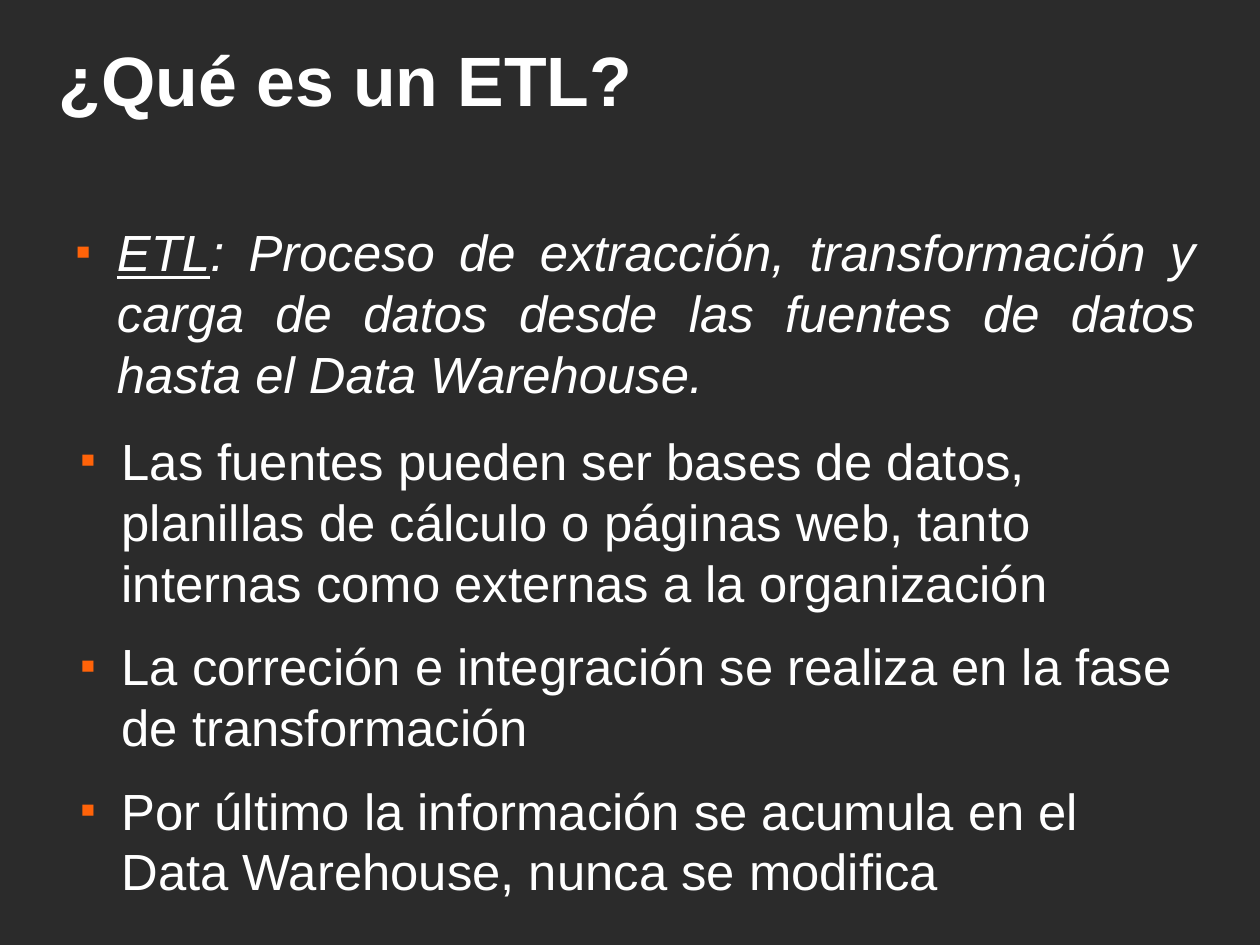
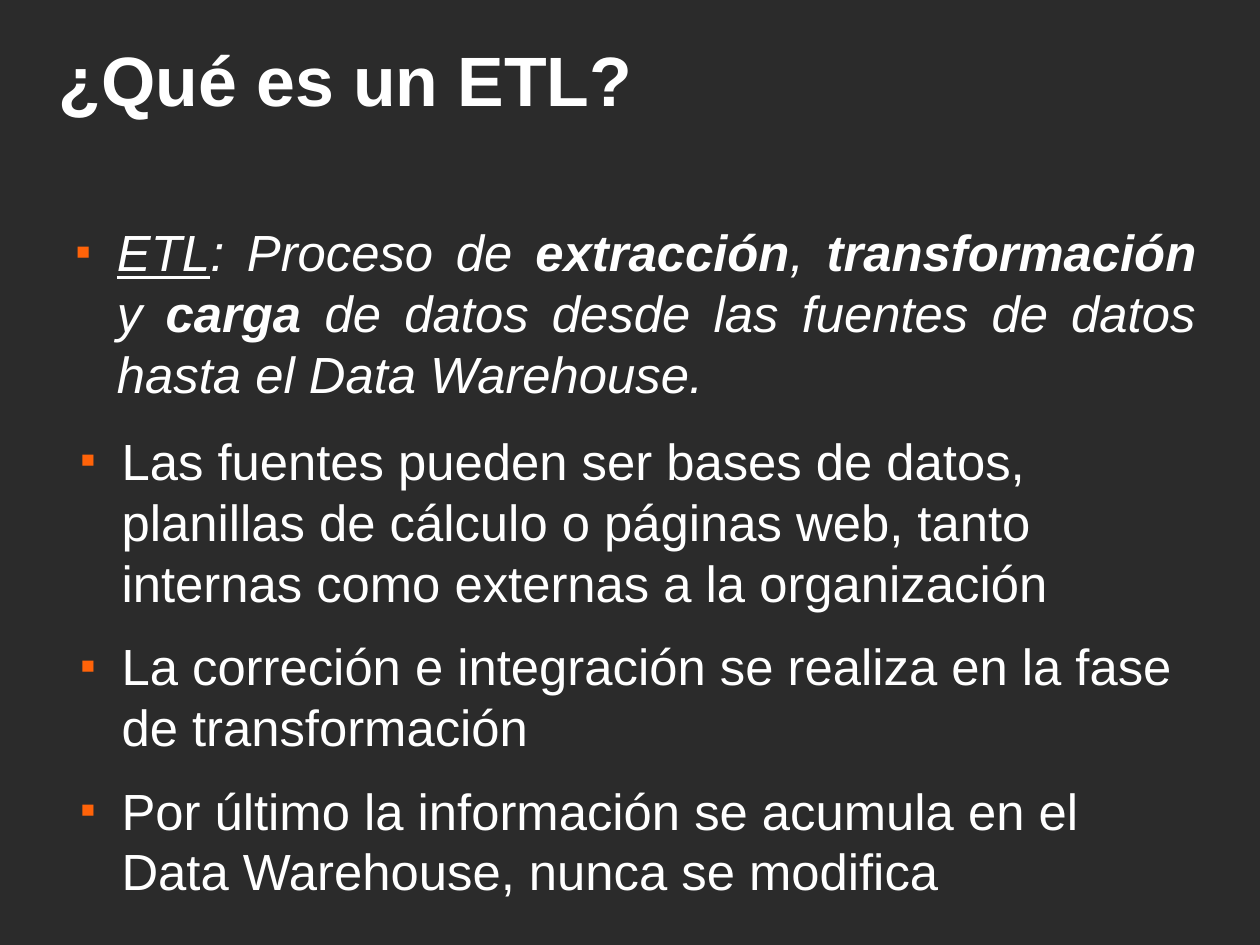
Before and after one commit to ervin45/proyectofinal, a slide deck: slide 15 of doc/material_para_la_catedra/presentacion_final/presentacion_final.odp (slide 18 before the commit). Drawn at 1260x945 pixels with LibreOffice and Linux fonts; fonts in the diff are those of the drawing; background and template pictures are left out; a plain dark background stands for a picture behind light text. Boxes give left, top, right and bottom in pixels: in the first picture for what was removed or moved away, otherwise in the second. Text is boxed around its words. In the diff, an @@ line names an element or a change of style, - is before the commit and + after.

```diff
--- a/doc/material_para_la_catedra/presentacion_final/presentacion_final.odp
+++ b/doc/material_para_la_catedra/presentacion_final/presentacion_final.odp
@@ text "ETL: Proceso de extracción, transformación ..." at [117, 233, 1197, 394]: bold on in "extracción, transformación carga" @@
```
Also in this commit, not shown: 3 other slides changed, 8 slides removed.
